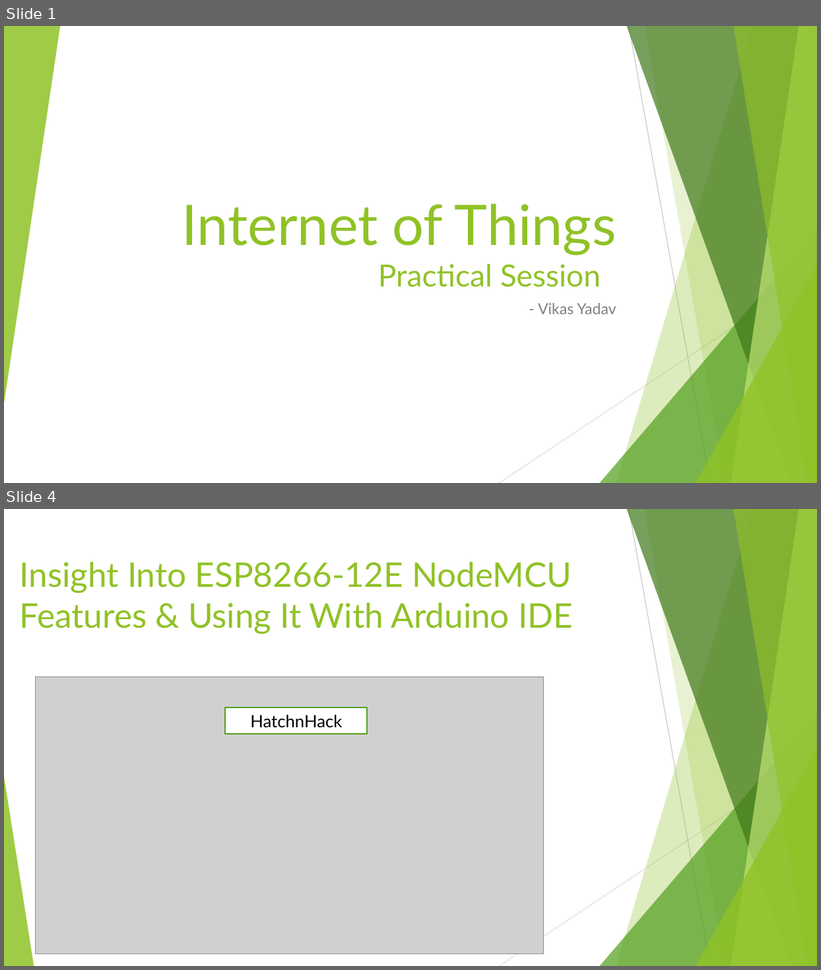
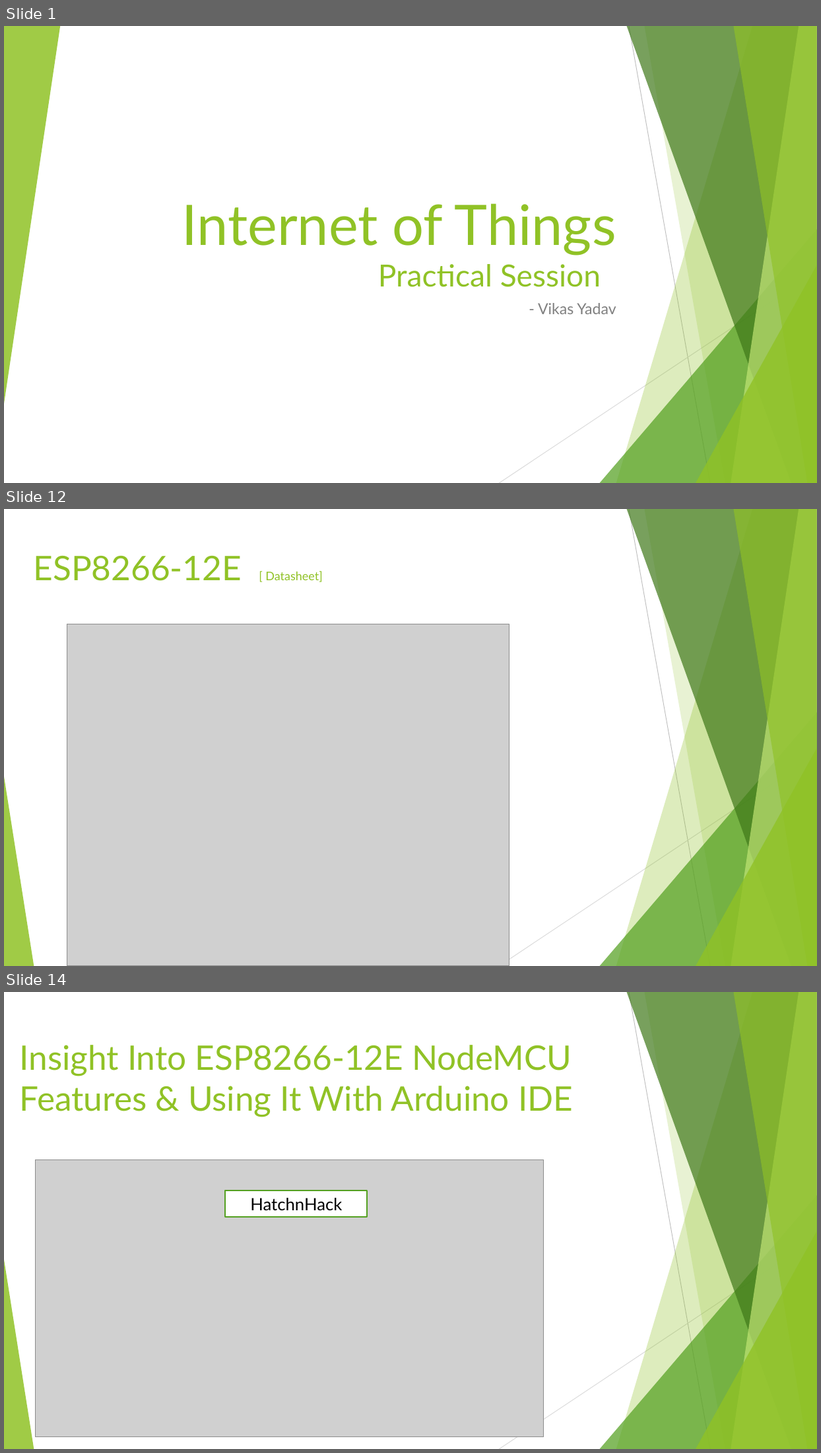
Before and after one commit to vikasyadavnsit/vikasyadavnsit.github.io, a slide deck: Internet of Things.pptx. Shown one above the other, each under a label of ours: slides 1 and 4 before the commit, slides 1, 12 and 14 after it; the slides between them are not shown. The pictures are 821x970 and 821x1453 pixels, drawn with LibreOffice and Linux fonts; fonts in the diff are those of the drawing; grey boxes stand for pictures. Boxes give left, top, right and bottom in pixels: in the first picture for what was removed or moved away, otherwise in the second. Text is boxed around its words. In the diff, an @@ line names an element or a change of style, - is before the commit and + after.

```diff
--- a/Internet of Things.pptx
+++ b/Internet of Things.pptx
@@ slide 12 added at box(4, 509, 817, 966), background #FFFFFF; not listed: 10 template elements that a slide beside it also shows @@
@@ title added at box(34, 556, 322, 582), 40 pt, text #90C226 @@
+ESP8266-12E [ Datasheet]
@@ picture added at box(67, 625, 510, 966) @@
@@ what was slide 4 is now slide 14 @@
```
Also in this commit, not shown: 4 slides changed, 15 other slides added.
